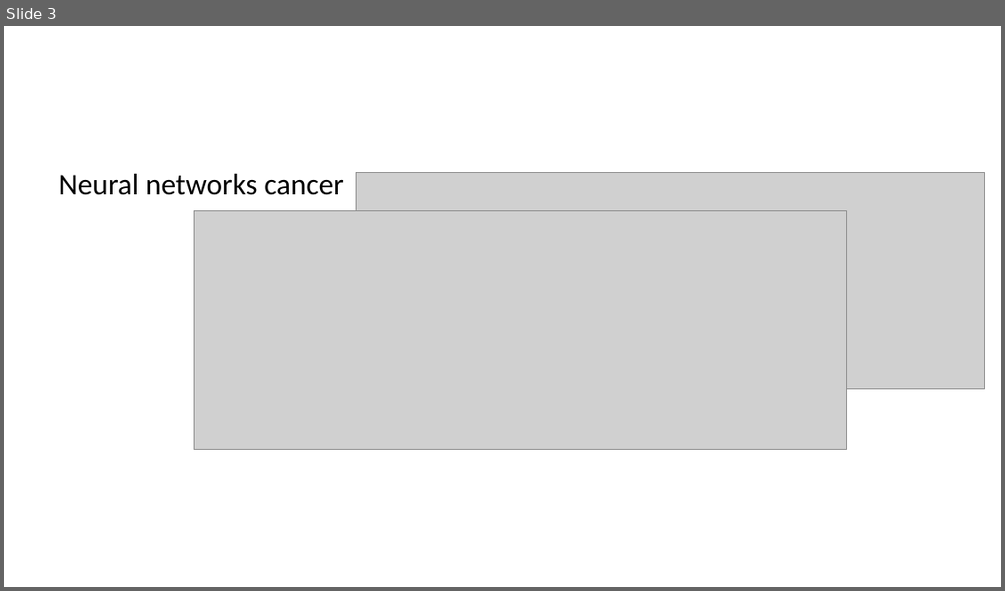
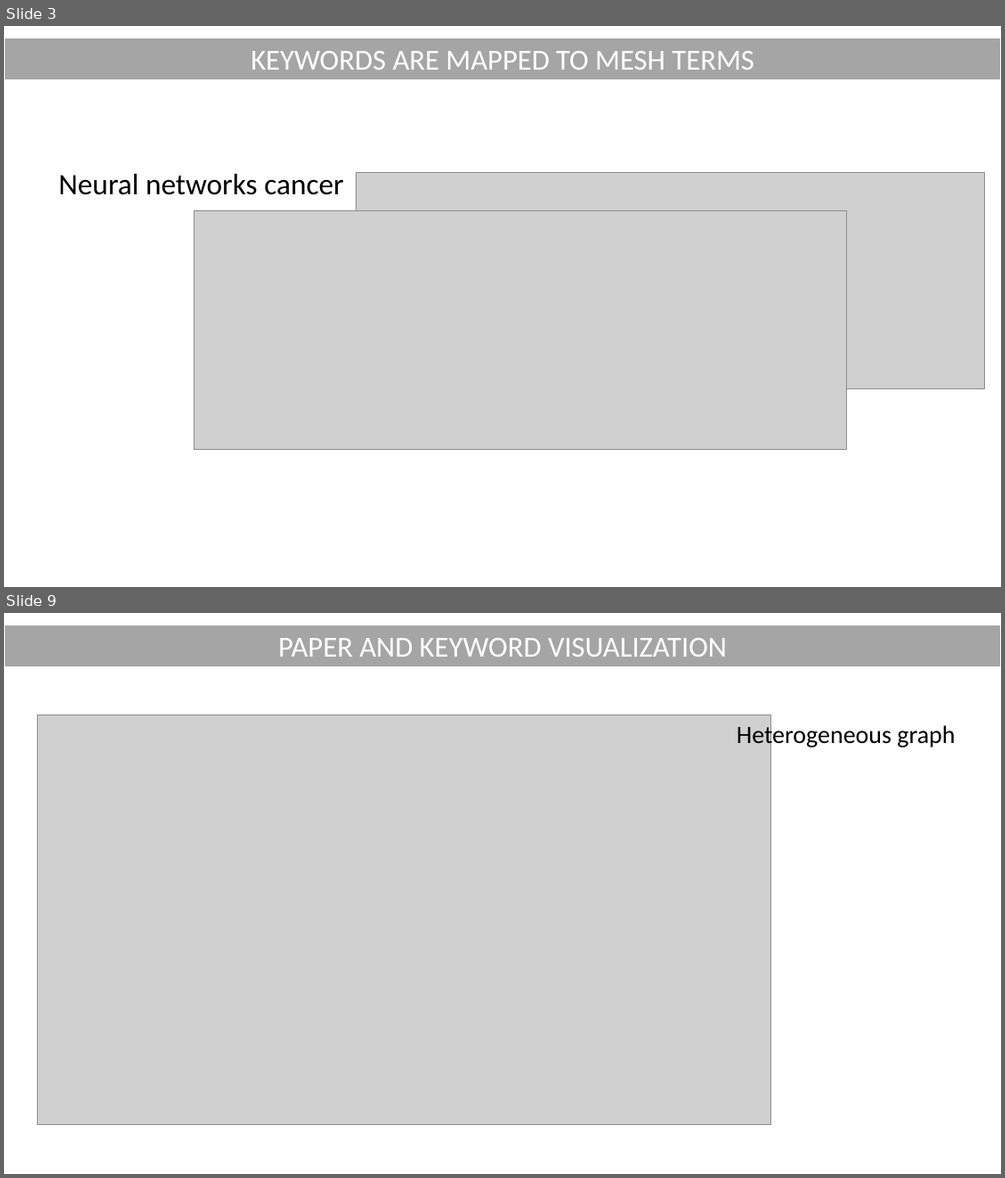
Before and after one commit to ggonzalezp/pubmedkg_recommender, a slide deck: presentation_pubmedkg.pptx. Shown one above the other, each under a label of ours: slide 3 before the commit, slides 3 and 9 after it; the slides between them are not shown. The pictures are 1005x591 and 1005x1178 pixels, drawn with LibreOffice and Linux fonts; fonts in the diff are those of the drawing; grey boxes stand for pictures. Boxes give left, top, right and bottom in pixels: in the first picture for what was removed or moved away, otherwise in the second. Text is boxed around its words. In the diff, an @@ line names an element or a change of style, - is before the commit and + after.

```diff
--- a/presentation_pubmedkg.pptx
+++ b/presentation_pubmedkg.pptx
@@ slide 9 added at (x1=4, y1=613, x2=1001, y2=1174), background #FFFFFF @@
@@ rectangle added at (x1=4, y1=625, x2=1001, y2=666), fill #A5A5A5, outline #FFFFFF 1.5 pt, 28 pt, text #FFFFFF @@
+PAPER AND KEYWORD VISUALIZATION
@@ picture added at (x1=38, y1=715, x2=771, y2=1126) @@
@@ text added at (x1=736, y1=722, x2=955, y2=749), 24 pt, text #000000 @@
+Heterogeneous graph
@@ slide 3 changed as well @@
@@ rectangle added at (x1=4, y1=38, x2=1001, y2=79), fill #A5A5A5, outline #FFFFFF 1.5 pt, 28 pt, text #FFFFFF @@
+KEYWORDS ARE MAPPED TO MESH TERMS
```
Also in this commit, not shown: 1 other slide changed, 8 other slides added, 6 slides removed, 3 other files.
